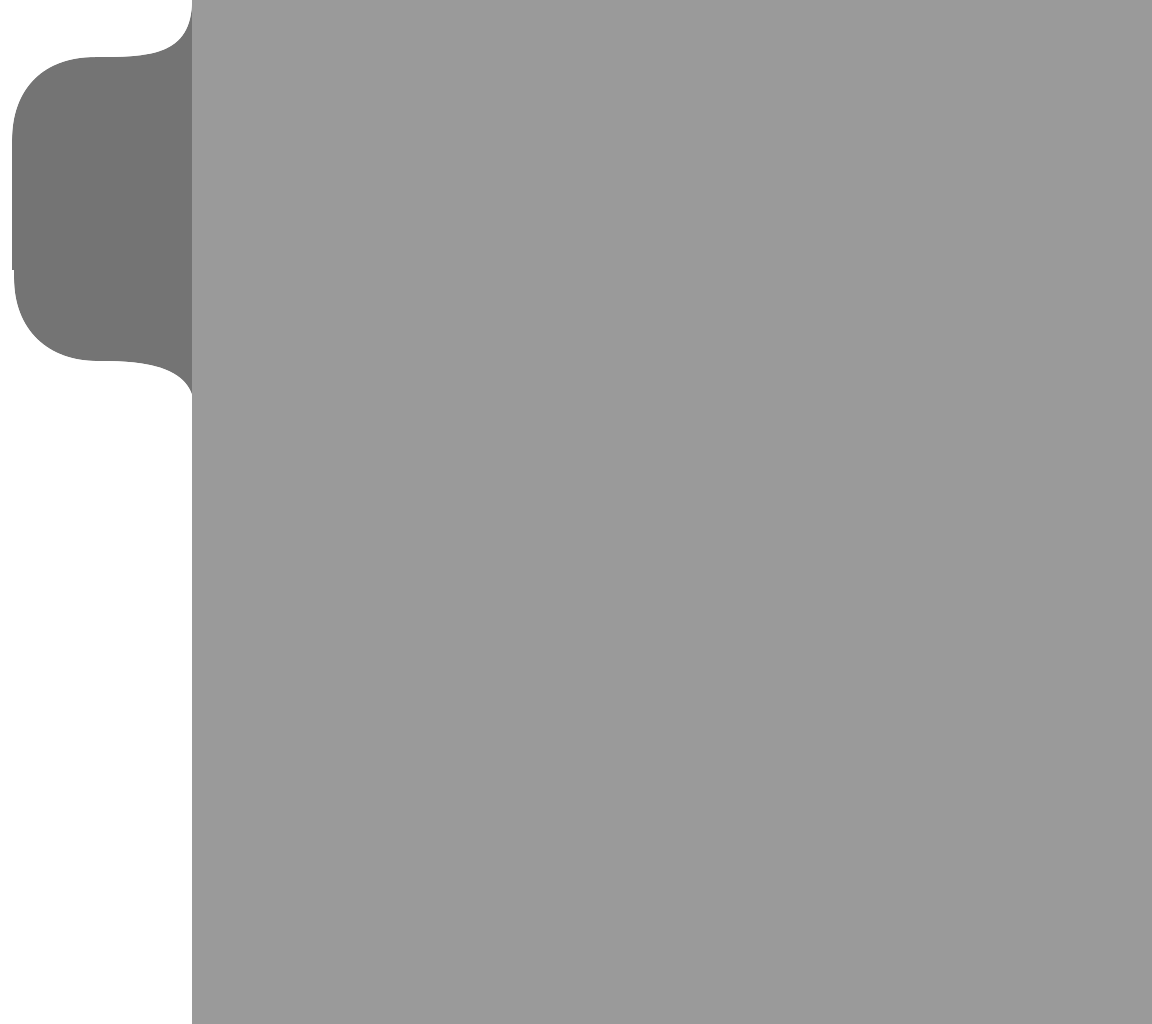
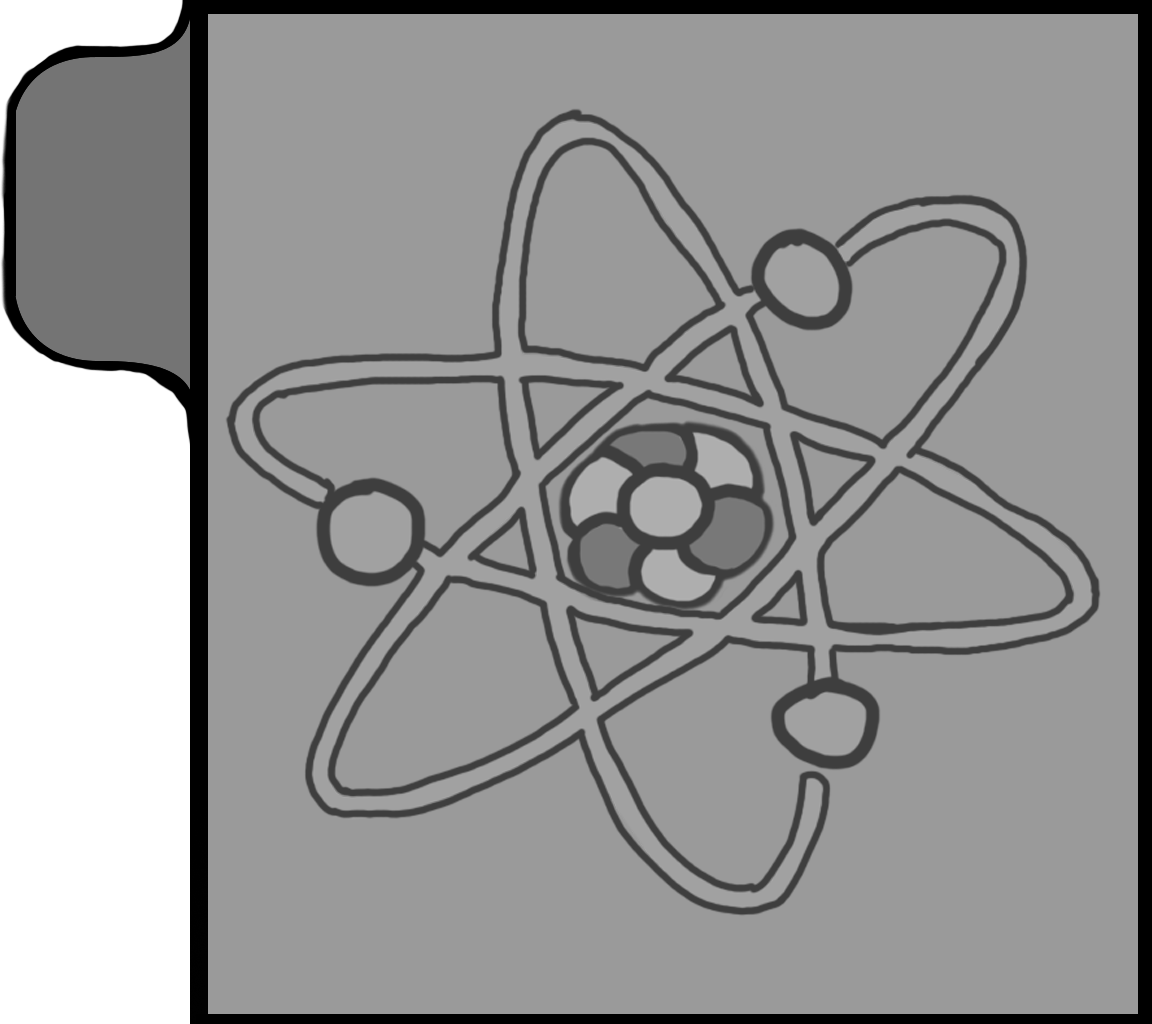
Layer changes from the first 1152 × 1024 image to the second:
added layer "Layer 2" above "Layer 4" over [190, 0, 1152, 1024]
added layer "Layer 4" above "Layer #1" over [225, 108, 1101, 916]
painted on "Layer 1" over [14, 270, 16, 296]
painted on "Layer" over [12, 111, 16, 270]
added layer "Layer 3" over [0, 0, 663, 517]
